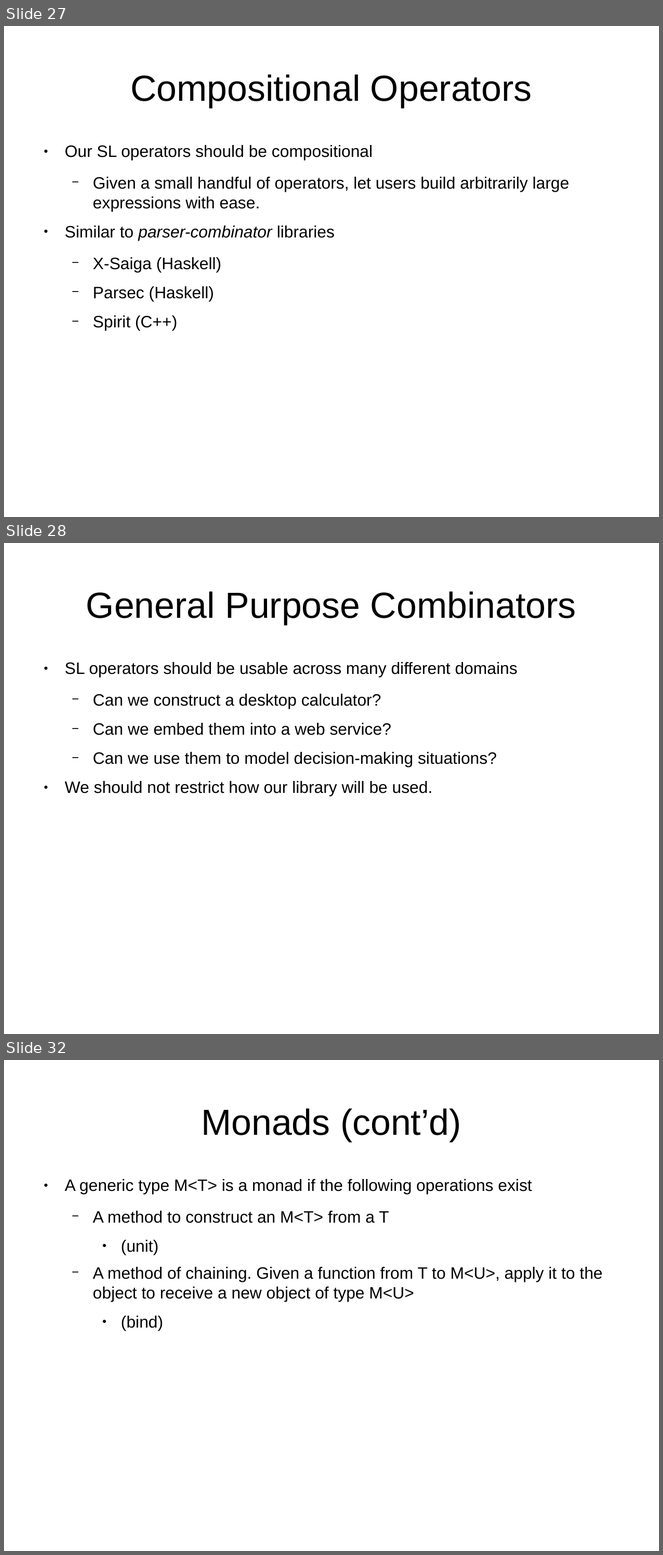
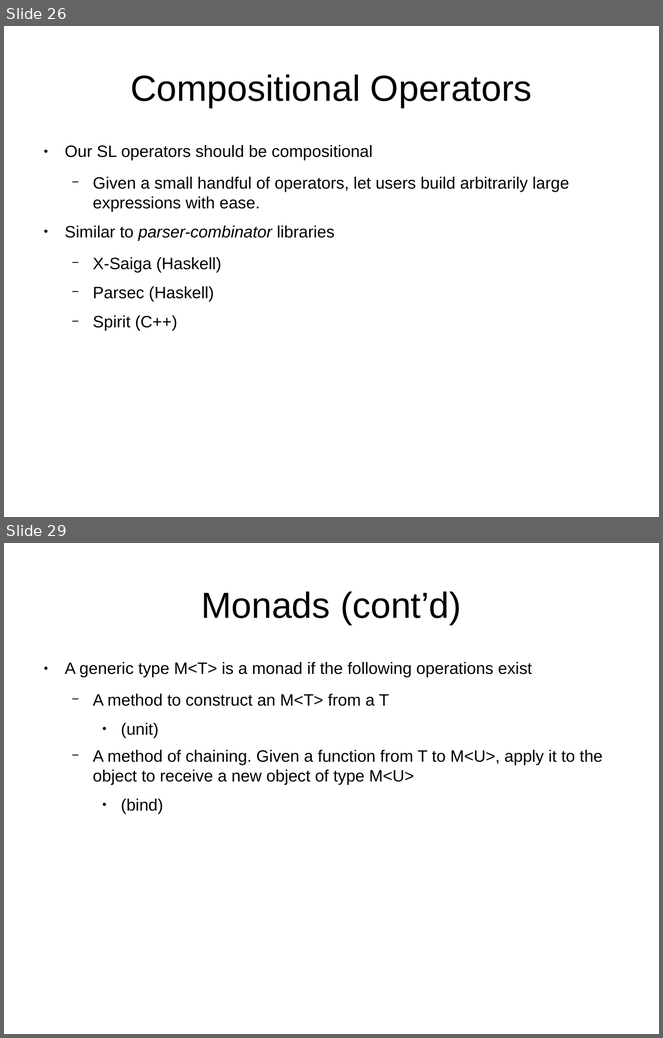
Before and after one commit to bstamour/SLHS, a slide deck: docs/proposal-from-bob.odp. Shown one above the other, each under a label of ours: slides 27, 28 and 32 before the commit, slides 26 and 29 after it; the slides between them are not shown. The pictures are 663x1555 and 663x1038 pixels, drawn with LibreOffice and Linux fonts; fonts in the diff are those of the drawing. Boxes give left, top, right and bottom in pixels: in the first picture for what was removed or moved away, otherwise in the second. Text is boxed around its words. In the diff, an @@ line names an element or a change of style, - is before the commit and + after.

```diff
--- a/docs/proposal-from-bob.odp
+++ b/docs/proposal-from-bob.odp
@@ slide 28 removed at box(4, 543, 659, 1034), background #FFFFFF @@
@@ title removed at box(86, 591, 577, 625) @@
-General Purpose Combinators
@@ text removed at box(65, 662, 518, 796) @@
-● SL operators should be usable across many different domains
-  − Can we construct a desktop calculator?
-  − Can we embed them into a web service?
-  − Can we use them to model decision-making situations?
-● We should not restrict how our library will be used.
@@ what was slide 27 is now slide 26 @@
@@ what was slide 32 is now slide 29 @@
```
Also in this commit, not shown: 9 slides changed, 2 other slides removed, 1 other file.
